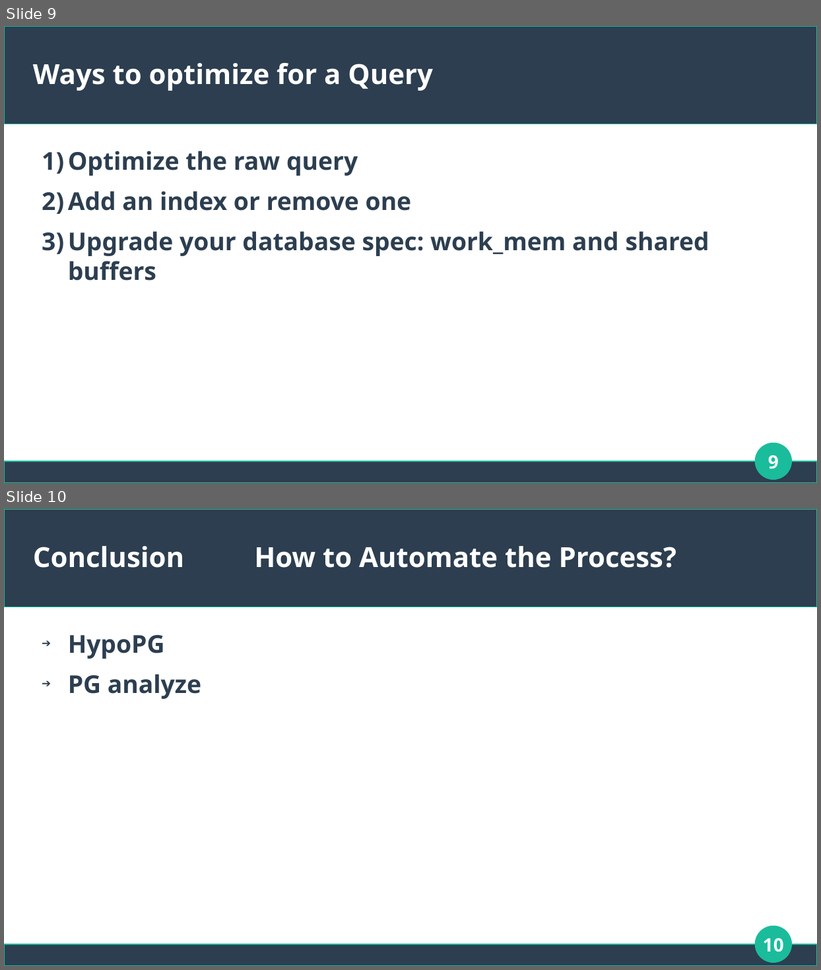
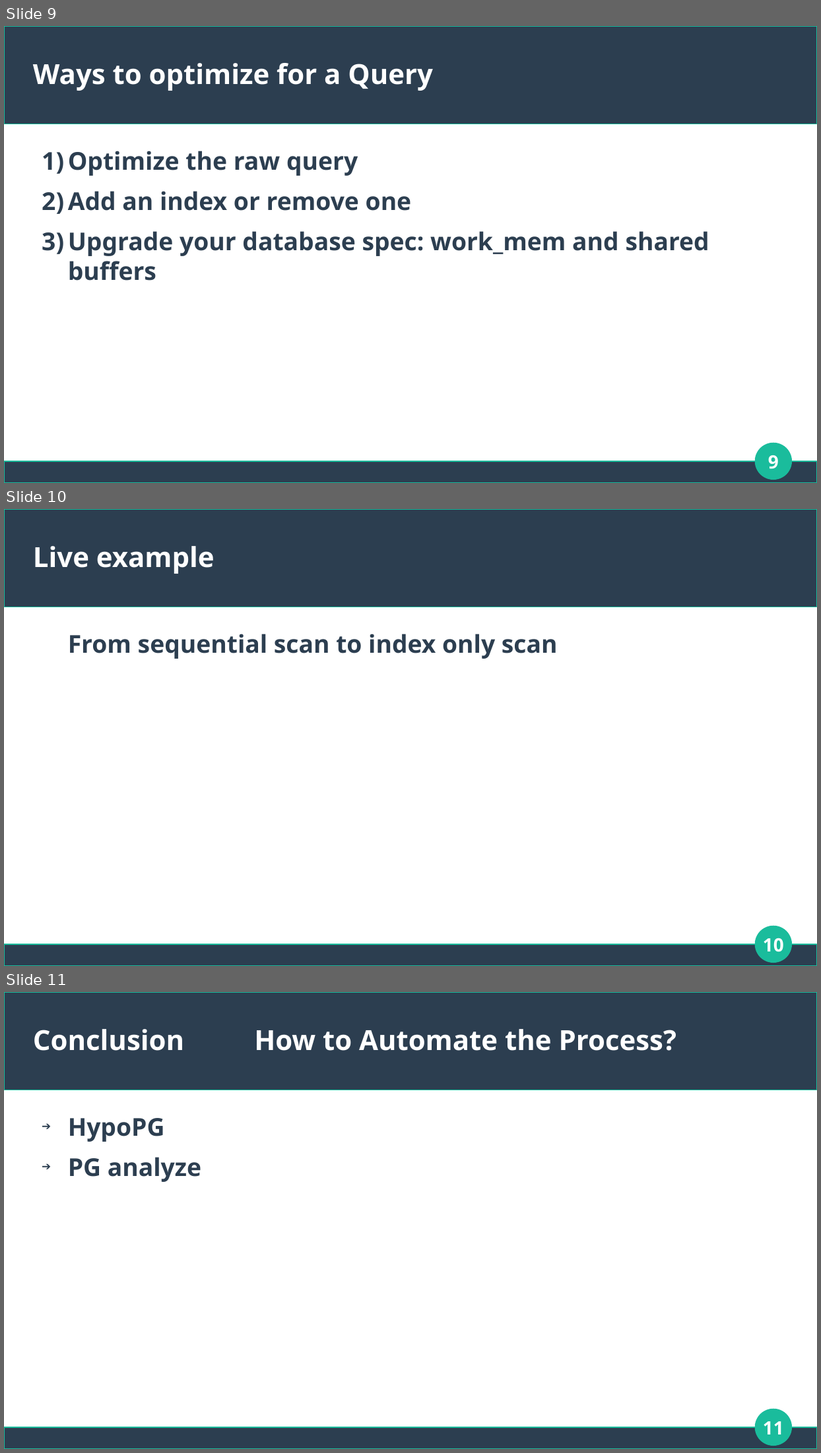
Before and after one commit to eguefif/presentations, a slide deck: sql_optimization-en.odp. Shown one above the other, each under a label of ours: slides 9 and 10 before the commit, slides 9, 10 and 11 after it. The pictures are 821x970 and 821x1453 pixels, drawn with LibreOffice and Linux fonts; fonts in the diff are those of the drawing. Boxes give left, top, right and bottom in pixels: in the first picture for what was removed or moved away, otherwise in the second. Text is boxed around its words. In the diff, an @@ line names an element or a change of style, - is before the commit and + after.

```diff
--- a/sql_optimization-en.odp
+++ b/sql_optimization-en.odp
@@ slide 10 added at (4,509,817,966), background #FFFFFF; not listed: 3 template elements that a slide beside it also shows @@
@@ title added at (33,546,215,574), 27 pt, text #FFFFFF, bold @@
+Live example
@@ text added at (68,634,558,659), 24 pt, text #2C3E50, bold @@
+From sequential scan to index only scan
@@ page number added at (763,938,784,953), 18 pt, text #FFFFFF, bold @@
+10
@@ what was slide 10 is now slide 11 @@
@@ page number at (763,1422,784,1435): text changed @@
-10
+11
```
Also in this commit, not shown: 2 slides changed, 1 other file.
